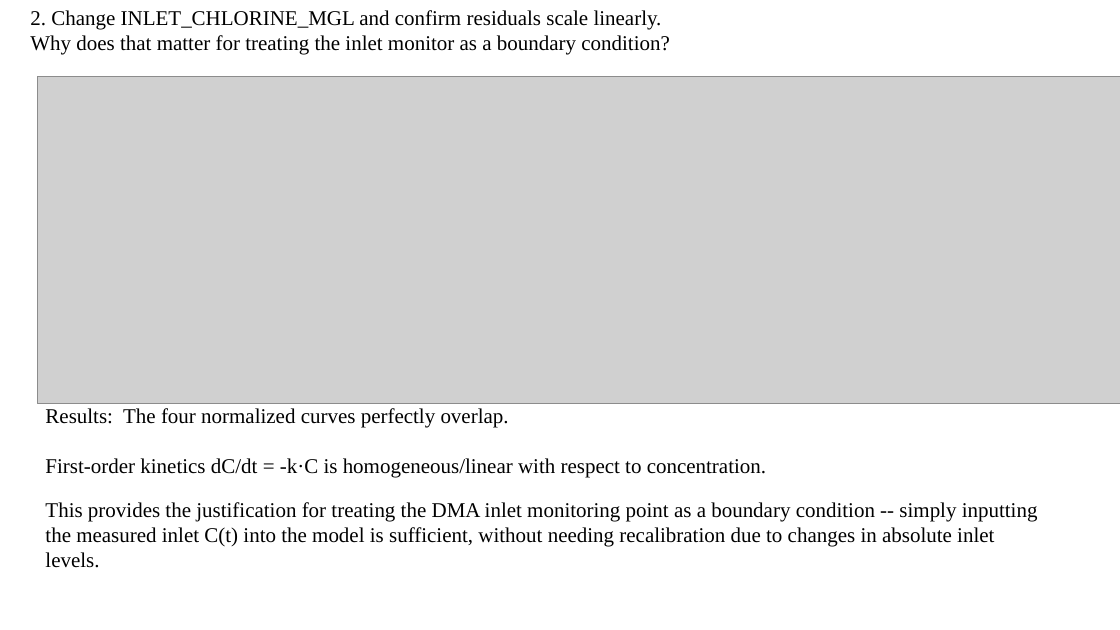
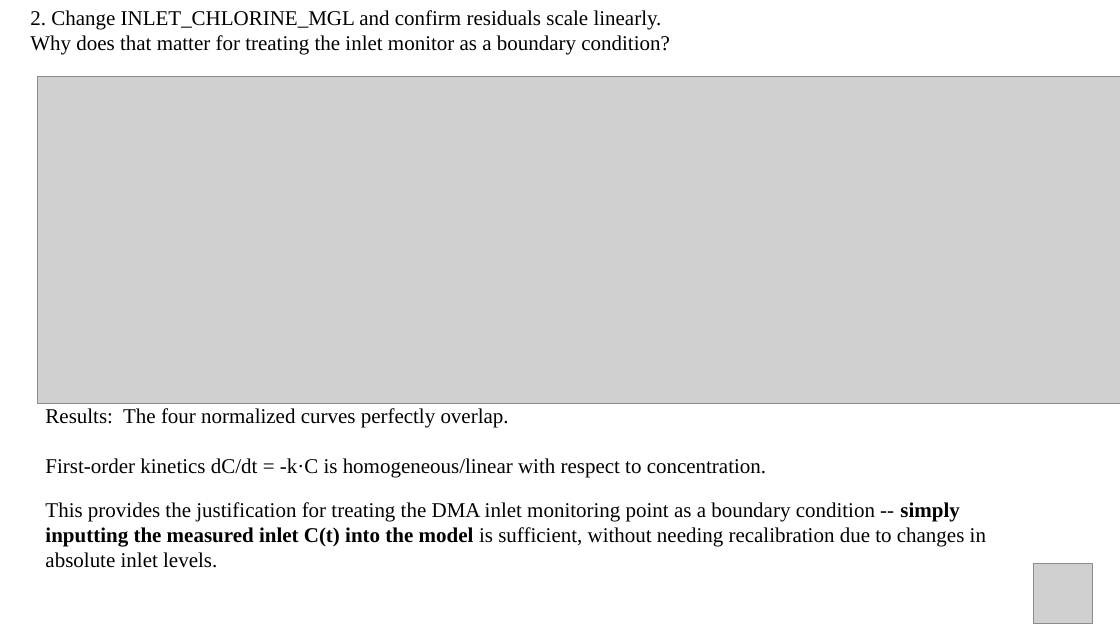
Before and after one commit to Strongxlb/Graduation-Project, a slide deck: slide 7 of meetings/我/6.2.pptx. Drawn at 1120x630 pixels with LibreOffice and Linux fonts; fonts in the diff are those of the drawing; grey boxes stand for pictures. Boxes give left, top, right and bottom in pixels: in the first picture for what was removed or moved away, otherwise in the second. Text is boxed around its words. In the diff, an @@ line names an element or a change of style, - is before the commit and + after.

```diff
--- a/meetings/我/6.2.pptx
+++ b/meetings/我/6.2.pptx
@@ text "This provides the justification for ..." at box(45, 502, 986, 568): bold on in "simply inputting the measured inlet C(t) into ..." @@
@@ picture added at box(1033, 564, 1093, 623) @@
```
Also in this commit, not shown: 11 other slides changed, 42 other files.
